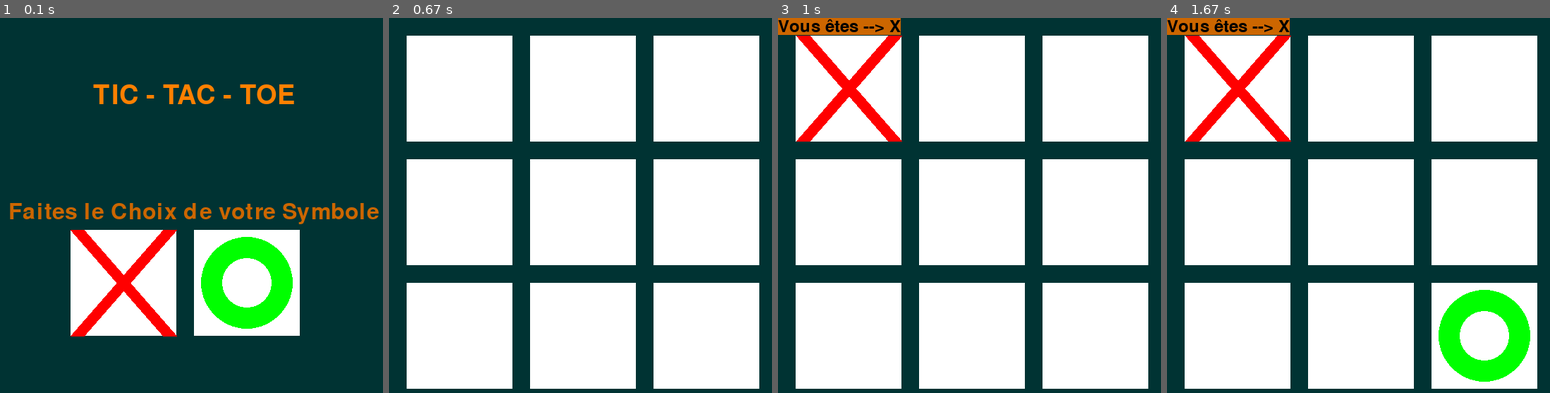
Above: before the commit, frames 1-4 (left to right).
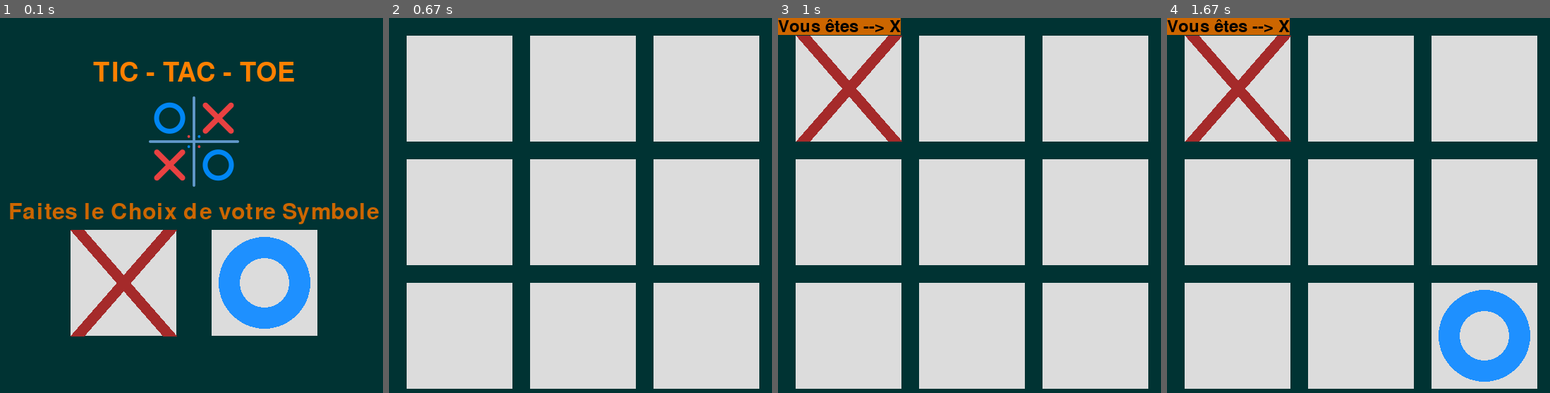
Above: after the commit, the same moments.

Repository: josue-lubaki/game-tic-tac-toe
Game: pygame game, started from main.py
Same seed, same stepped clock (60 frames per second), same inputs: the game is played once before the commit and once after it.
Inputs (mouse positions are in pixels of both pictures, inside the frame that each line leads up to):
- Up to frame 1 (0.1 s): no input
- Up to frame 2 (0.67 s): press the mouse at (511, 284) at 0.37 s; move the mouse to (488, 291) at 0.47 s; release the mouse at (461, 303) at 0.6 s
- Up to frame 3 (1 s): press the mouse at (1095, 336) at 0.7 s; move the mouse to (969, 228) at 0.8 s; release the mouse at (843, 119) at 0.93 s
- Up to frame 4 (1.67 s): press the mouse at (1362, 213) at 1.03 s; move the mouse to (1435, 284) at 1.13 s; release the mouse at (1507, 359) at 1.27 s

The runs differ from the first frame. In frame 1, 21% of the frame differs, in the area x 18-83%, y 11-85%; in frame 2, 70%; in frame 3, 70%, in the area x 4-97%, y 4-99%; in frame 4, 70%.

Commit message:
Version_7_2

Diff:
--- a/Fonctional.py
+++ b/Fonctional.py
@@ -2,8 +2,8 @@
 def init_variable(pygame, screen, color):
     # on ajout 175 à x donc on commence par 25, 25+175 = 200, 200+175=  375
     r1 = pygame.draw.rect(screen, color, (25,25,150,150))
-    # (255,255,255) coleur color, on change x a 200
-    r2 = pygame.draw.rect(screen, (255,255,255), (200,25,150,150))
+    # on change x a 200
+    r2 = pygame.draw.rect(screen, color, (200,25,150,150))
     r3 = pygame.draw.rect(screen, color, (375,25,150,150))
     #y starts at 200
     r4 = pygame.draw.rect(screen, color, (25,200,150,150))
@@ -47,13 +47,14 @@
 # Les diffrentes Couleurs Utilisés pour les Fonctions
 blue = (0, 0, 128)
 noir = (0, 0 ,0)
-blanc = (255, 255, 255)
-vert =  (0, 255, 0)
-rouge = (255, 0, 0)
+blanc = (220, 220, 220)
+vert =  (34, 139, 34)
+rouge = (165, 42, 42)
 rouge_sombre = (153,0,0)
 blue_sombre = (0,51,51)
 orange_sombre = (204,102,0)
 orange_claire = (255,128,0)
+dodger_blue = (30,144,255)
 
 # Fonction demandant à l'Utilisateur de choisir son symbole (X|O)
 def AskChoixUser(pygame,event,fenetre,rec_1,rec_2):
@@ -103,12 +104,14 @@
     # text surface object
     textRect = text.get_rect()
     textRect_2 = text_2.get_rect()
+    rec_logo = pygame.draw.rect(display_surface, blanc, (200,125,128,128))
 
     #attention a C de Clock
     horloge = pygame.time.Clock()
     # set the center of the rectangular object.
-    textRect.center = (X // 2, Y // 5)
+    textRect.center = (X // 2, Y // 7)
     textRect_2.center = (X // 2, Y // 2)
+    rec_logo.center = (X//2,Y/3.15)
 
     fin = False
     choixUser = "Y"
@@ -119,18 +122,20 @@
         display_surface.fill(blue_sombre)
         # Creation de deux cases pour le choix du symbole
         rec_1 = pygame.draw.rect(display_surface, blanc, (100,300,150,150))
-        rec_2 = pygame.draw.rect(display_surface, blanc, (275,300,150,150))
+        rec_2 = pygame.draw.rect(display_surface, blanc, (300,300,150,150))
         # Dessiner les Symboles
         # Symbole X
         pygame.draw.line(display_surface, rouge,[109,300],[240,450], 20)
         pygame.draw.line(display_surface, rouge,[240,300],[109,450], 20)
         # Symbole O
-        pygame.draw.ellipse(display_surface, vert, [285,310,130,130], 30)
-
+        pygame.draw.ellipse(display_surface, dodger_blue, [310,310,130,130], 30)
+        # Logo du Jeu au Centre
+        logo = pygame.image.load("image/tic-tac-toe_2_128.png")
 
         # copying the text surface object
         # to the display surface object
         # at the center coordinate.
+        display_surface.blit(logo, rec_logo)
         display_surface.blit(text, textRect)
         display_surface.blit(text_2, textRect_2)
 
@@ -153,7 +158,7 @@
                 fenetre_sortie.fill(blue_sombre) # color fond
                 # TEXT
                 text_sortie = font.render('Voulez-vous Quitter la Partie ?', True, orange_sombre)
-                text_3 = font_titre.render('OUI', True, vert, noir)
+                text_3 = font_titre.render('OUI', True, dodger_blue, noir)
                 text_4 = font_titre.render('NON', True, rouge_sombre,noir)
                 # Allouer l'espace necessaire pour le text
                 textRect_Sortie = text_sortie.get_rect()
--- a/main.py
+++ b/main.py
@@ -8,13 +8,14 @@
 #  green, blue colour .
 blue = (0, 0, 128)
 noir = (0, 0 ,0)
-blanc = (255, 255, 255)
-vert =  (0, 255, 0)
-rouge = (255, 0, 0)
+blanc = (220, 220, 220)
+vert =  (34, 139, 34)
+rouge = (165, 42, 42)
 rouge_sombre = (153,0,0)
 blue_sombre = (0,51,51)
 orange_sombre = (204,102,0)
 orange_claire = (255,128,0)
+dodger_blue = (30,144,255)
 
 # assigning values to X and Y variable
 dimension = DimensionFenetre()
@@ -27,7 +28,7 @@
 
 # set the pygame window name
 pygame.display.set_caption('TIC-TAC-TOE')
-icon = pygame.image.load("tic-tac-toe_32.png")
+icon = pygame.image.load("image/tic-tac-toe_32.png")
 pygame.display.set_icon(icon)
 
 # create a font object.
@@ -81,7 +82,7 @@
                 fenetre.fill(blue_sombre) # color fond
                 # TEXT
                 text_sortie = font.render('Voulez-vous jouer de nouveau ?', True, orange_sombre)
-                text_3 = font_titre.render('OUI', True, vert, noir)
+                text_3 = font_titre.render('OUI', True, dodger_blue, noir)
                 text_4 = font_titre.render('NON', True, rouge_sombre,noir)
                 # Allouer l'espace necessaire pour le text
                 textRect_Sortie = text_sortie.get_rect()
@@ -162,7 +163,7 @@
                             rec[0] = False
                         else:
                             # (100,100) le centre du circle, 50 rayon )
-                            pygame.draw.ellipse(fenetre, vert, [35,35,130,130], 30)
+                            pygame.draw.ellipse(fenetre, dodger_blue, [35,35,130,130], 30)
                             rec[0] = True
                         case[1] = False
 
@@ -173,7 +174,7 @@
                             rec[0] = False
                         else:
                             # on ajoute 100 + 175 =275
-                            pygame.draw.ellipse(fenetre, vert, [210,35,130,130], 30)
+                            pygame.draw.ellipse(fenetre, dodger_blue, [210,35,130,130], 30)
                             rec[0] = True
                         case[2] = False
 
@@ -183,7 +184,7 @@
                             pygame.draw.line(fenetre, rouge,[515,25],[384,174], 20)
                             rec[0] = False
                         else:
-                            pygame.draw.ellipse(fenetre, vert, [385,35,130,130], 30)
+                            pygame.draw.ellipse(fenetre, dodger_blue, [385,35,130,130], 30)
                             rec[0] = True
                         case[3] = False
 
@@ -193,7 +194,7 @@
                             pygame.draw.line(fenetre, rouge,[165,200],[35,349], 20)
                             rec[0] = False
                         else:
-                            pygame.draw.ellipse(fenetre, vert, [35,210,130,130], 30)
+                            pygame.draw.ellipse(fenetre, dodger_blue, [35,210,130,130], 30)
                             rec[0] = True
                         case[4] = False
 
@@ -203,7 +204,7 @@
                             pygame.draw.line(fenetre, rouge,[339,200],[210,349], 20)
                             rec[0] = False
                         else:
-                            pygame.draw.ellipse(fenetre, vert, [210,210,130,130], 30)
+                            pygame.draw.ellipse(fenetre, dodger_blue, [210,210,130,130], 30)
                             rec[0] = True
                         case[5] = False
 
@@ -213,7 +214,7 @@
                             pygame.draw.line(fenetre, rouge,[514,200],[384,349], 20)
                             rec[0] = False
                         else:
-                            pygame.draw.ellipse(fenetre, vert, [385,210,130,130], 30)
+                            pygame.draw.ellipse(fenetre, dodger_blue, [385,210,130,130], 30)
                             rec[0] = True
                         case[6] = False
 
@@ -223,7 +224,7 @@
                             pygame.draw.line(fenetre, rouge,[164,375],[35,524], 20)
                             rec[0] = False
                         else:
-                            pygame.draw.ellipse(fenetre, vert, [35,385,130,130], 30)
+                            pygame.draw.ellipse(fenetre, dodger_blue, [35,385,130,130], 30)
                             rec[0] = True
                         case[7] = False
 
@@ -233,7 +234,7 @@
                             pygame.draw.line(fenetre, rouge,[339,375],[210,524], 20)
                             rec[0] = False
                         else:
-                            pygame.draw.ellipse(fenetre, vert, [210,385,130,130], 30)
+                            pygame.draw.ellipse(fenetre, dodger_blue, [210,385,130,130], 30)
                             rec[0] = True
                         case[8] = False
 
@@ -243,7 +244,7 @@
                             pygame.draw.line(fenetre, rouge,[514,375],[384,524], 20)
                             rec[0] = False
                         else:
-                            pygame.draw.ellipse(fenetre, vert, [385,385,130,130], 30)
+                            pygame.draw.ellipse(fenetre, dodger_blue, [385,385,130,130], 30)
                             rec[0] = True
                         case[9] = False
 
Renamed: tic-tac-toe.png -> image/tic-tac-toe.png
Binary file added: image/tic-tac-toe_128.png
Binary file added: image/tic-tac-toe_2_128.png
Binary file added: image/tic-tac-toe_2_64.png
Renamed: tic-tac-toe_32.png -> image/tic-tac-toe_32.png
Binary file added: image/tic-tac-toe_64.png
